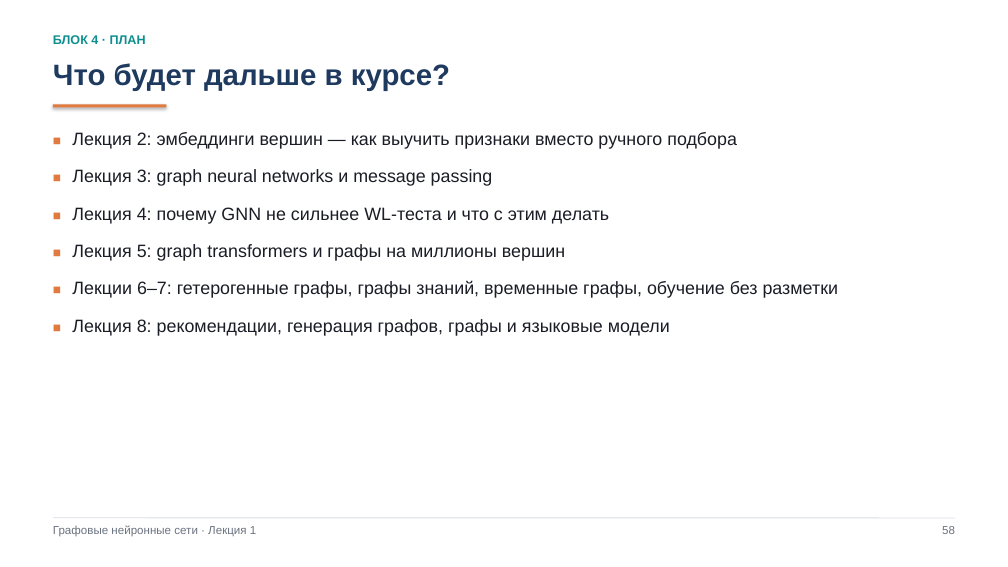
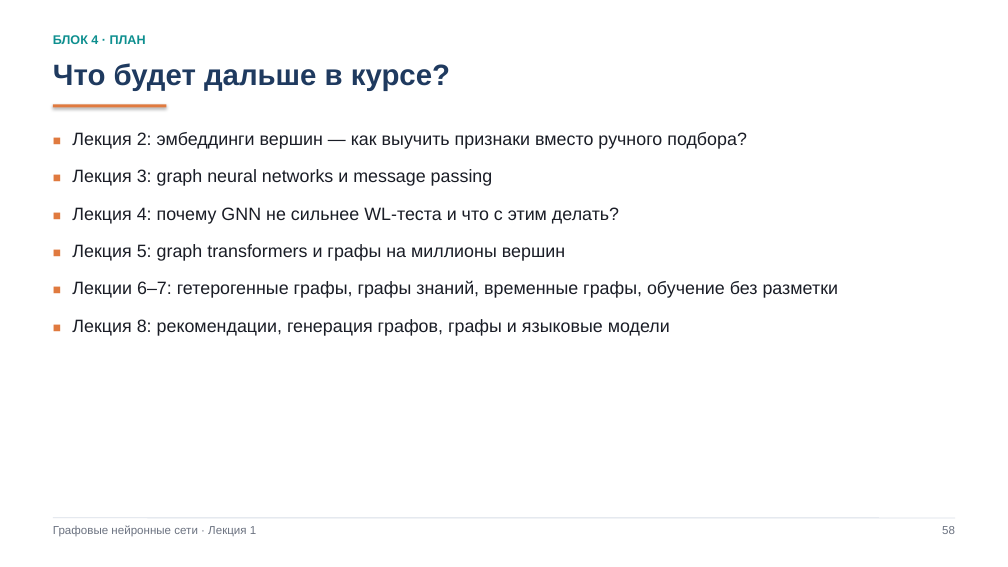
Before and after one commit to rustam-azimov/gnn-course-itmo, a slide deck: slide 59 of lectures/lecture01_intro.pptx. Drawn at 1008x567 pixels with LibreOffice and Linux fonts; fonts in the diff are those of the drawing. Boxes give left, top, right and bottom in pixels: in the first picture for what was removed or moved away, otherwise in the second. Text is boxed around its words. In the diff, an @@ line names an element or a change of style, - is before the commit and + after.

```diff
--- a/lectures/lecture01_intro.pptx
+++ b/lectures/lecture01_intro.pptx
@@ text at (72,132,747,149): text changed @@
-■ Лекция 2: эмбеддинги вершин — как выучить признаки вместо ручного подбора
+■ Лекция 2: эмбеддинги вершин — как выучить признаки вместо ручного подбора?
@@ text at (72,207,619,224): text changed @@
-■ Лекция 4: почему GNN не сильнее WL-теста и что с этим делать
+■ Лекция 4: почему GNN не сильнее WL-теста и что с этим делать?
```
Also in this commit, not shown: 1 other slide changed, 5 other files.
